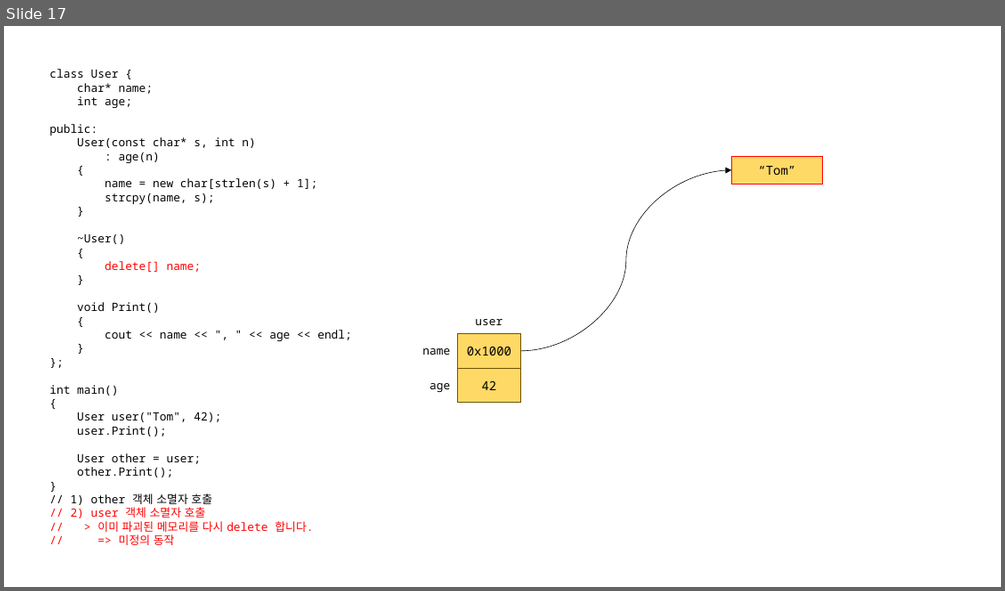
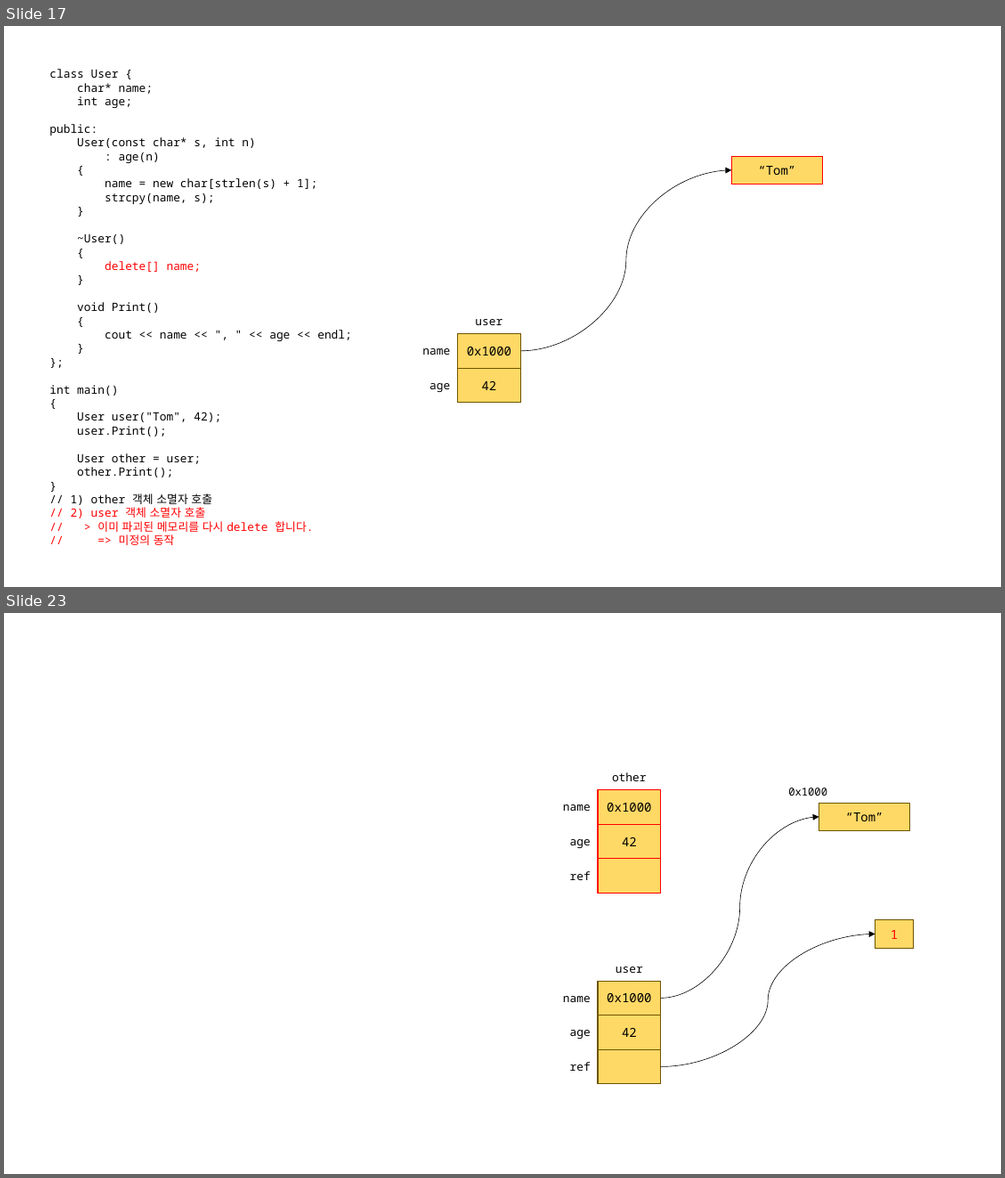
Before and after one commit to loopinf/hyundai_230612, a slide deck: 230612.pptx. Shown one above the other, each under a label of ours: slide 17 before the commit, slides 17 and 23 after it; the slides between them are not shown. The pictures are 1005x591 and 1005x1178 pixels, drawn with LibreOffice and Linux fonts; fonts in the diff are those of the drawing. Boxes give left, top, right and bottom in pixels: in the first picture for what was removed or moved away, otherwise in the second. Text is boxed around its words. In the diff, an @@ line names an element or a change of style, - is before the commit and + after.

```diff
--- a/230612.pptx
+++ b/230612.pptx
@@ slide 23 added at (x1=4, y1=613, x2=1001, y2=1174), background #FFFFFF @@
@@ text added at (x1=612, y1=772, x2=647, y2=781), 11 pt, text #000000 @@
+other
@@ rectangle added at (x1=598, y1=790, x2=661, y2=825), fill #FFD966, outline #FF0000 1 pt, 12 pt, text #000000 @@
+0x1000
@@ text added at (x1=788, y1=787, x2=827, y2=795), 10.5 pt, text #000000 @@
+0x1000
@@ text added at (x1=563, y1=804, x2=591, y2=811), 11 pt, text #000000 @@
+name
@@ rectangle added at (x1=598, y1=825, x2=661, y2=859), fill #FFD966, outline #FF0000 1 pt, 12 pt, text #000000 @@
+42
@@ curved arrow added from (661, 998) to (819, 817), #000000 0.5 pt @@
@@ rectangle added at (x1=819, y1=803, x2=909, y2=831), fill #FFD966, outline #705400 1 pt, 12 pt, text #000000 @@
+“Tom”
@@ text added at (x1=570, y1=839, x2=591, y2=848), 11 pt, text #000000 @@
+age
@@ text added at (x1=570, y1=871, x2=591, y2=880), 11 pt, text #000000 @@
+ref
@@ rectangle added at (x1=598, y1=859, x2=661, y2=892), fill #FFD966, outline #FF0000 1 pt @@
@@ rectangle added at (x1=875, y1=919, x2=914, y2=948), fill #FFD966, outline #705400 1 pt, 12 pt, text #FF0000 @@
+1
@@ curved arrow added from (661, 1067) to (875, 933), #000000 0.5 pt @@
@@ rectangle added at (x1=598, y1=981, x2=661, y2=1015), fill #FFD966, outline #705400 1 pt, 12 pt, text #000000 @@
+0x1000
@@ text added at (x1=615, y1=966, x2=643, y2=973), 11 pt, text #000000 @@
+user
@@ text added at (x1=563, y1=996, x2=591, y2=1002), 11 pt, text #000000 @@
+name
@@ text added at (x1=570, y1=1030, x2=591, y2=1038), 11 pt, text #000000 @@
+age
@@ rectangle added at (x1=598, y1=1015, x2=661, y2=1050), fill #FFD966, outline #705400 1 pt, 12 pt, text #000000 @@
+42
@@ text added at (x1=570, y1=1062, x2=591, y2=1070), 11 pt, text #000000 @@
+ref
@@ rectangle added at (x1=598, y1=1050, x2=661, y2=1084), fill #FFD966, outline #705400 1 pt @@
```
Also in this commit, not shown: 1 slide changed, 5 other slides added, 1 other file.
